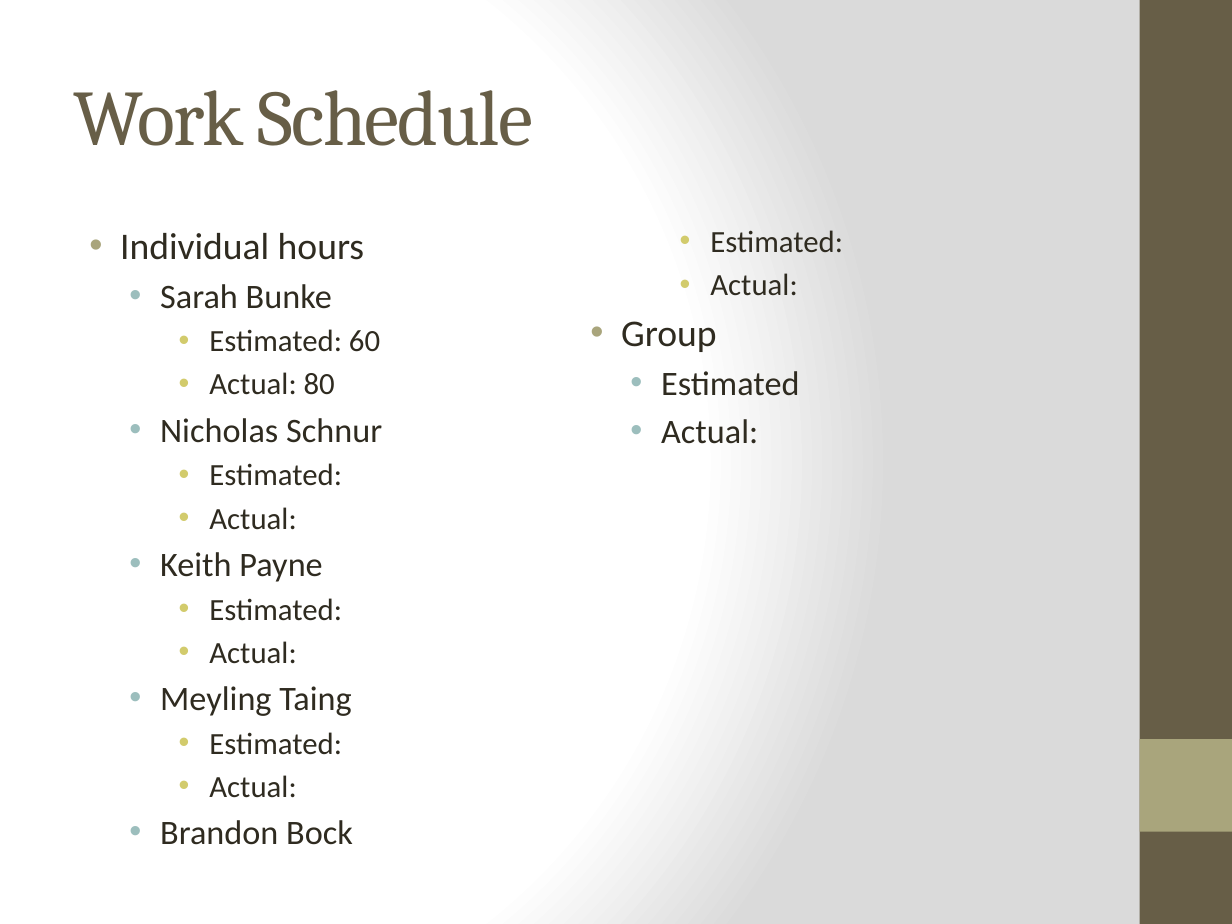
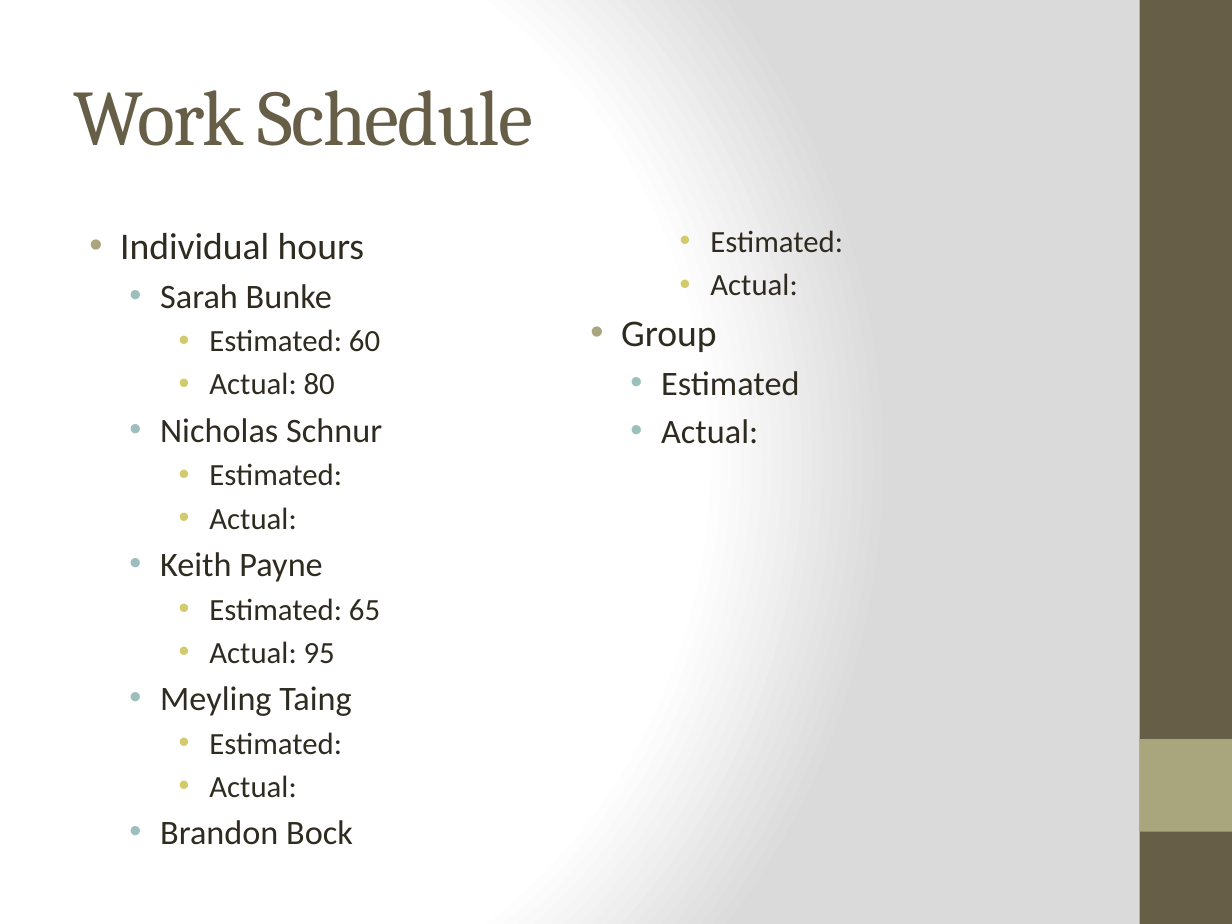
Before and after one commit to meylingtaing/COE1186, a slide deck: slide 2 of LastPresentation/Presentation.pptx. Drawn at 1232x924 pixels with LibreOffice and Linux fonts; fonts in the diff are those of the drawing. Boxes give left, top, right and bottom in pixels: in the first picture for what was removed or moved away, otherwise in the second. Text is boxed around its words. In the diff, an @@ line names an element or a change of style, - is before the commit and + after.

```diff
--- a/LastPresentation/Presentation.pptx
+++ b/LastPresentation/Presentation.pptx
@@ text at (209,598,380,664): text changed @@
-    • Estimated:
-    • Actual:
+    • Estimated: 65
+    • Actual: 95
```
Also in this commit, not shown: 1 other slide changed, 2 other files.
